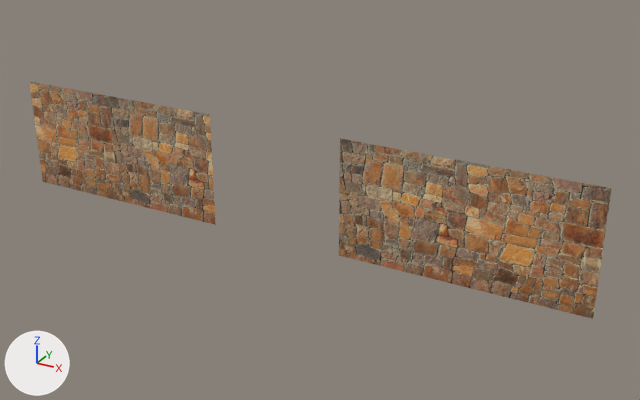
Renders of the FBX model !Resources/ExportedFbx/StaticMesh/SM_LibraryWall.fbx from each side of a commit.
One viewpoint serves both versions: a camera (50 mm lens) standing at (16.32, 2.04, 0.96) and looking at (13.13, 7.84, -1.94). The lights are fixed; the arrows at lower left show +X, +Y and +Z. Where no turn or scale is listed for an object, it has been applied to the vertices.

Objects in the first picture: 'Library Inside Left.001', 'Library Inside Right.001'.
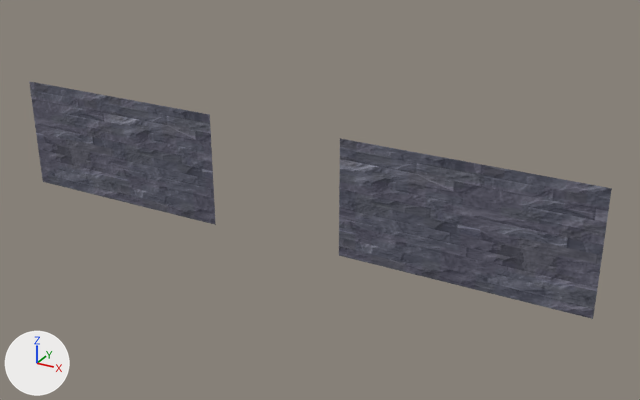
What differs and where, as boxes (x1, y1, x2, y2) in the pictures (640 x 400 px):
```json
{"object": "Library Inside Left.001", "change": "surface changed", "before": [339, 139, 612, 319], "after": [339, 139, 612, 319], "on screen": "brown to grey"}
{"object": "Library Inside Right.001", "change": "surface changed", "before": [29, 81, 216, 225], "after": [29, 81, 216, 225], "on screen": "brown to grey"}
```

The change, as JSON lines over the scene's bpy script:
```json
{"op": "add", "block": "img_stone_texture_4_jpg", "code": ["img_stone_texture_4_jpg = load_image('Stone Texture 4.jpg', '../../Stone Texture 4.jpg', 225, 225, 'sRGB')"]}
{"op": "set", "path": "mat_stone.texture", "old": "img_stone_texture_jpg", "new": "img_stone_texture_4_jpg"}
```
